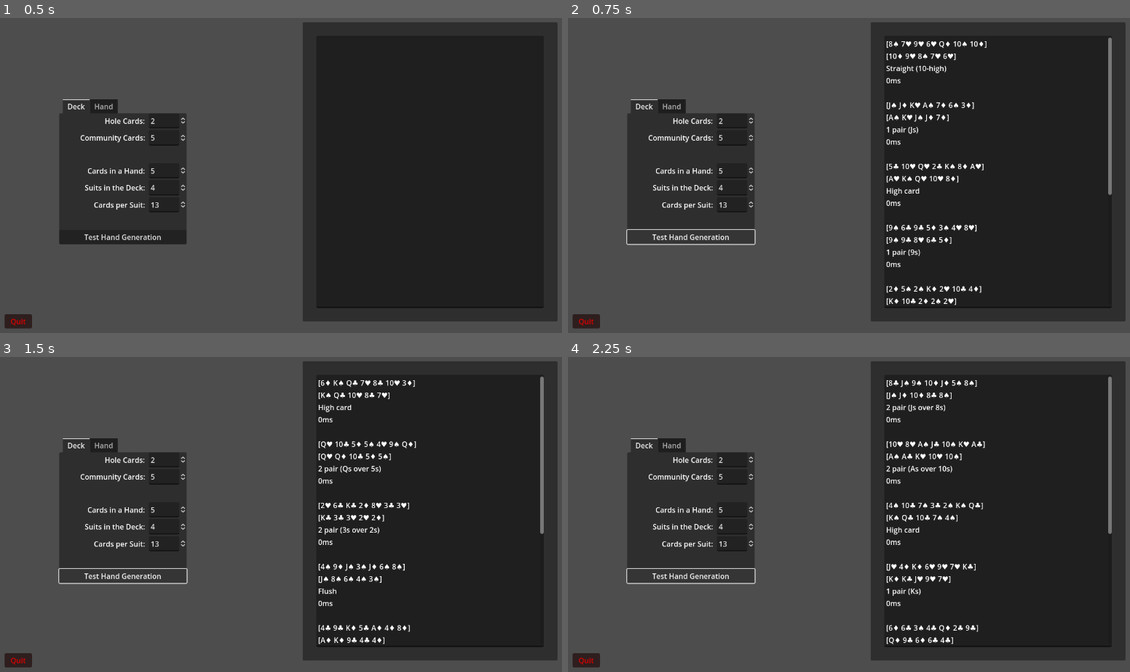
Above: before the commit, frames 1-4 (two rows, left to right).
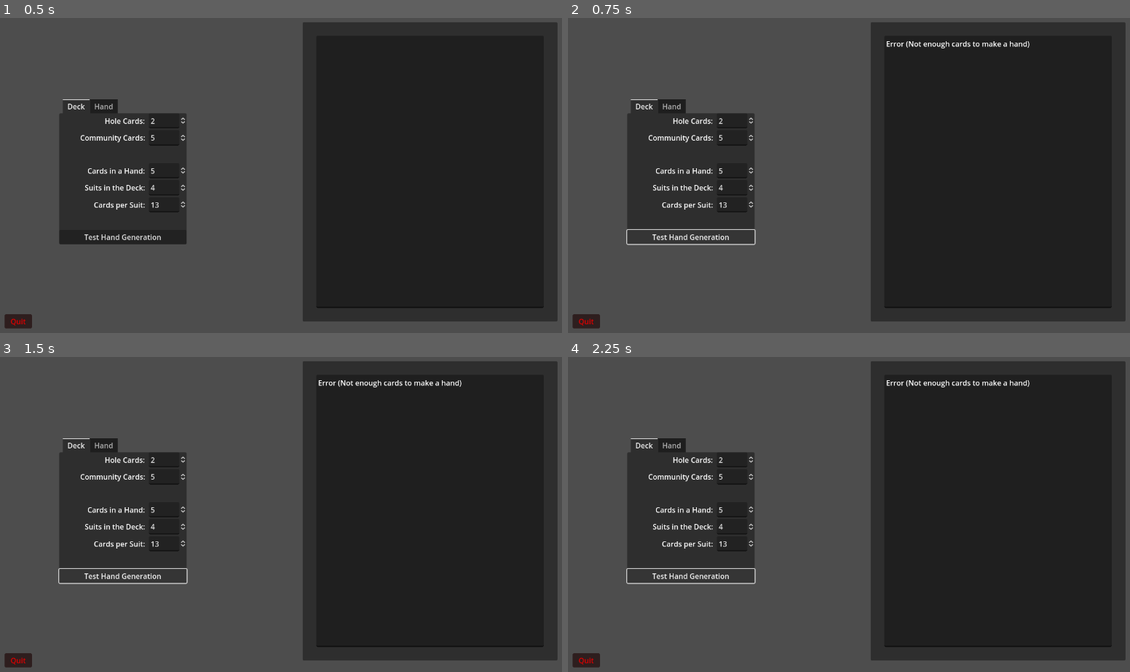
Above: after the commit, the same moments.

Repository: rwilson02/Poker-Party
Game: Godot game, scene res://scenes/debug/test_hands.tscn
The game is run twice, just before and just after one commit, with the same random seed, the same clock (stepped at 60 frames per second) and the same inputs.
Inputs:
- Up to frame 1 (0.5 s): no input
- Up to frame 2 (0.75 s): click "Test Hand Generation" at 0.5 s
- Up to frame 3 (1.5 s): click "Test Hand Generation" at 1.25 s
- Up to frame 4 (2.25 s): click "Test Hand Generation" at 2 s

Frame 1 is identical in both runs. In frame 2, 2.2% of the frame differs, in the area x 56-97%, y 6-92%; in frame 3, 2.1%; in frame 4, 2.2%.
Error after the commit: Invalid operands 'int' and 'float' in operator '%'. (res://scripts/rules.gd:8)

Commit message:
Store rules in JSON files
don't gotta hardcode anything and it's easy to change later because they're just dictionaries really

Diff:
--- /dev/null
+++ b/rules/base_rules.json
@@ -0,0 +1,20 @@
+{
+	"SUITS": 4,
+	"VALS_PER_SUIT": 13,
+	"HOLE_CARDS": 2,
+	"COMM_CARDS": 5,
+	"CARDS_PER_HAND": 5,
+	"HAND_RANKS": {
+		"5K": 900,
+		"SF": 800,
+		"4K": 700,
+		"FH": 600,
+		"FL": 500,
+		"ST": 400,
+		"3K": 300,
+		"2P": 200,
+		"1P": 100,
+		"HC": 000,
+		"": -9999,
+	}
+}
--- /dev/null
+++ b/rules/six_cards.json
@@ -0,0 +1,7 @@
+{
+	"FH": 750,
+	"CR": 550,
+	"3P": 570,
+	"2T": 590,
+	"6K": 999
+}
--- a/scripts/rules.gd
+++ b/scripts/rules.gd
@@ -1,49 +1,9 @@
 extends Node
 
-var RULES = {
-	"SUITS": 4,
-	"VALS_PER_SUIT": 13,
-	"HOLE_CARDS": 2,
-	"COMM_CARDS": 5,
-	"CARDS_PER_HAND": 5,
-	"HAND_RANKS": {
-		# Base hands
-		"5K": 900, # 5-of-a-kind
-		"SF": 800, # Straight flush
-		"4K": 700, # 4-of-a-kind
-		"FH": 600, # Full house
-		"FL": 500, # Flush
-		"ST": 400, # Straight
-		"3K": 300, # 3-of-a-kind
-		"2P": 200, # 2 pair
-		"1P": 100, # 1 pair
-		"HC": 000, # High card
-		"": -9999, # Junk value
-	}
-}
+var RULES
 
-var BASE_HAND_RANKS = {
-	"5K": 900,
-	"SF": 800,
-	"4K": 700,
-	"FH": 600,
-	"FL": 500,
-	"ST": 400,
-	"3K": 300,
-	"2P": 200,
-	"1P": 100,
-	"HC": 000,
-	"": -9999,
-	}
-
-var SIX_HAND_RANKS = {
-	# 6-card exclusives (values estimated)
-	"FH": 750, # Full house (4-2), ranks higher than 4-of-a-kind
-	"CR": 550, # Crowd (not-quite-full house)
-	"3P": 570, # 3 pair
-	"2T": 590, # 2 trips
-	"6K": 999  # 6-of-a-kind
-	}
+func _ready():
+	RULES = JSON.parse_string(FileAccess.get_file_as_string("res://rules/base_rules.json"))
 
 func get_value(card: int): return card % RULES["VALS_PER_SUIT"]
 func get_suit(card: int): return card / RULES["VALS_PER_SUIT"]
@@ -77,27 +37,10 @@
 	return hand_string
 
 func reset():
-	RULES = {
-		"SUITS": 4,
-		"VALS_PER_SUIT": 13,
-		"HOLE_CARDS": 2,
-		"COMM_CARDS": 5,
-		"CARDS_PER_HAND": 5,
-		"HAND_RANKS": {
-			# Base hands
-			"5K": 900, # 5-of-a-kind
-			"SF": 800, # Straight flush
-			"4K": 700, # 4-of-a-kind
-			"FH": 600, # Full house
-			"FL": 500, # Flush
-			"ST": 400, # Straight
-			"3K": 300, # 3-of-a-kind
-			"2P": 200, # 2 pair
-			"1P": 100, # 1 pair
-			"HC": 000, # High card
-			"": -9999, # Junk value
-		}
-	}
+	var basics = FileAccess.open("res://rules/base_rules.json", FileAccess.READ)
+	var as_text = basics.get_as_text()
+	basics.close()
+	RULES = JSON.parse_string(as_text)
 
 func set_rule(rule: StringName, value: Variant):
 	if RULES.has(rule) and typeof(RULES[rule]) == typeof(value):
@@ -107,11 +50,22 @@
 	# Special considerations for other rules
 	# e.g. setting/resetting certain hand ranks for certain hand sizes
 	if rule == "HAND_RANKS":
+		var card_rules
+		var path = "res://rules/%s.json"
+
 		match value:
 			4:
-				pass
+				card_rules = load_json_at(path % "four_cards")
+				RULES["HAND_RANKS"].merge(card_rules, true)
 			5:
-				RULES["HAND_RANKS"] = BASE_HAND_RANKS
+				card_rules = load_json_at(path % "base_rules")
+				RULES["HAND_RANKS"] = card_rules["HAND_RANKS"]
 			6:
-				RULES["HAND_RANKS"].merge(SIX_HAND_RANKS, true)
-			_: push_error("wait you can't go that high")
+				card_rules = load_json_at(path % "six_cards")
+				RULES["HAND_RANKS"].merge(card_rules, true)
+			_:
+				push_error("wait you can't have that many")
+
+func load_json_at(path: String):
+	var it = JSON.parse_string(FileAccess.get_file_as_string(path))
+	if it: return it
Empty file added: rules/four_cards.json
